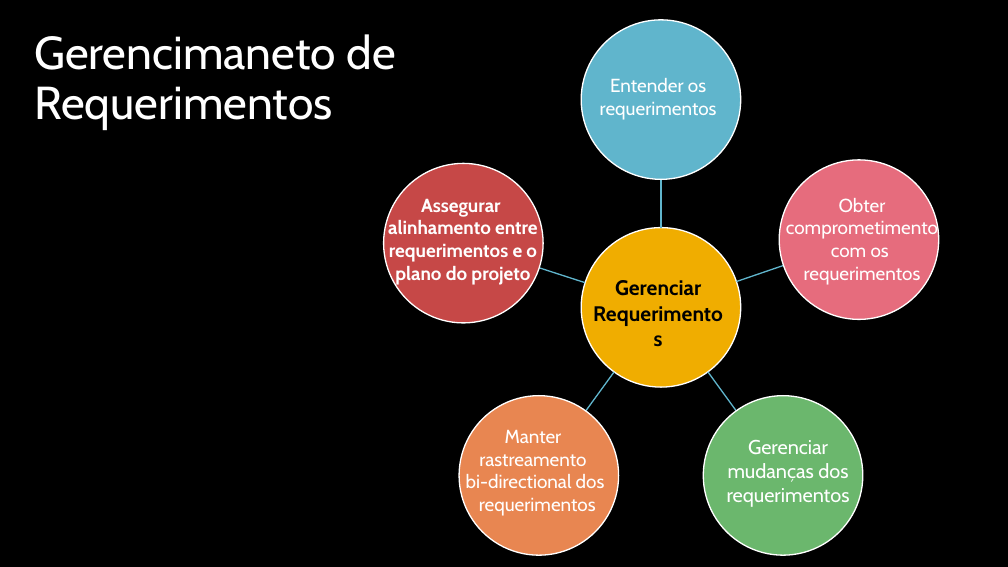
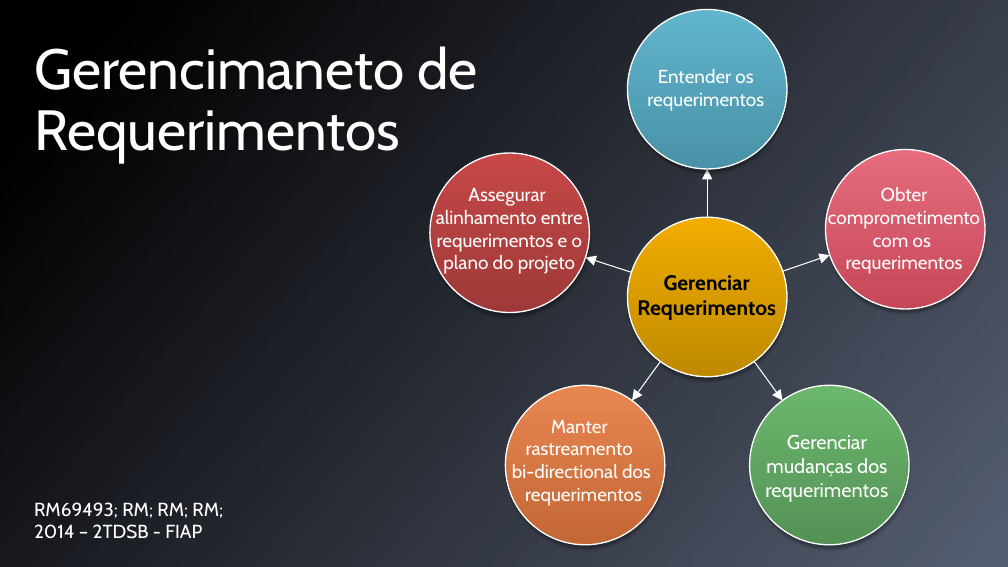
Before and after one commit to VyMajoris/CodeEaters, a slide deck: slide 1 of Qualidade de Software e Governança de TI/NAC1.pptx. Drawn at 1008x567 pixels with LibreOffice and Linux fonts; fonts in the diff are those of the drawing. Boxes give left, top, right and bottom in pixels: in the first picture for what was removed or moved away, otherwise in the second. Text is boxed around its words. In the diff, an @@ line names an element or a change of style, - is before the commit and + after.

Commit message:
Added - First Slide

```diff
--- a/Qualidade de Software e Governança de TI/NAC1.pptx
+++ b/Qualidade de Software e Governança de TI/NAC1.pptx
@@ rectangle added at (x1=0, y1=0, x2=1008, y2=567), fill gradient #000000 to #565F72 @@
@@ ellipse at (x1=628, y1=10, x2=787, y2=169): fill #60B5CC to gradient #60B5CC to #4993A7; shadow on @@
@@ title "Gerencimaneto de Requerimentos" moved from (x1=34, y1=34, x2=396, y2=130) to (x1=34, y1=46, x2=478, y2=163) @@
@@ title "Gerencimaneto de Requerimentos" at (x1=34, y1=46, x2=478, y2=163): size 44 to 54 pt @@
@@ text "Entender os" moved from (x1=600, y1=78, x2=717, y2=120) to (x1=647, y1=69, x2=764, y2=111) @@
@@ text "Assegurar" at (x1=436, y1=187, x2=583, y2=274): bold off @@
@@ 6 ellipses, 5 freeform shapes, 2 texts moved together from (x1=383, y1=20, x2=939, y2=555) to (x1=430, y1=10, x2=985, y2=545) @@
@@ ellipse at (x1=430, y1=153, x2=590, y2=312): fill #C64847 to gradient #C64847 to #9E3A39; shadow on @@
@@ text "Obter" moved from (x1=786, y1=198, x2=938, y2=285) to (x1=828, y1=187, x2=980, y2=274) @@
@@ ellipse at (x1=826, y1=150, x2=985, y2=309): fill #E66C7D to gradient #E66C7D to #C5495A; shadow on @@
@@ ellipse at (x1=628, y1=217, x2=787, y2=377): fill #F0AD00 to gradient #F0AD00 to #C08A00; shadow on @@
@@ text "Gerenciar" rewrapped from (x1=479, y1=280, x2=701, y2=516) to (x1=637, y1=275, x2=776, y2=320) @@
@@ outline #60B5CC 1.25 pt to #FFFFFF 1 pt in 5 elements at (x1=753, y1=361, x2=784, y2=402), (x1=631, y1=361, x2=662, y2=402), (x1=585, y1=256, x2=632, y2=274), (x1=706, y1=169, x2=710, y2=217), (x1=783, y1=254, x2=831, y2=273) @@
@@ ellipse at (x1=505, y1=386, x2=665, y2=545): fill #E88651 to gradient #E88651 to #C56835; shadow on @@
@@ ellipse at (x1=750, y1=386, x2=910, y2=545): fill #6BB76D to gradient #6BB76D to #559357; shadow on @@
@@ text "Gerenciar mudanças dos requerimentos" moved from (x1=727, y1=440, x2=850, y2=507) to (x1=765, y1=435, x2=888, y2=502) @@
@@ text added at (x1=34, y1=502, x2=223, y2=539), 18 pt, text #FFFFFF @@
+RM69493; RM; RM; RM;
+2014 – 2TDSB - FIAP
```
